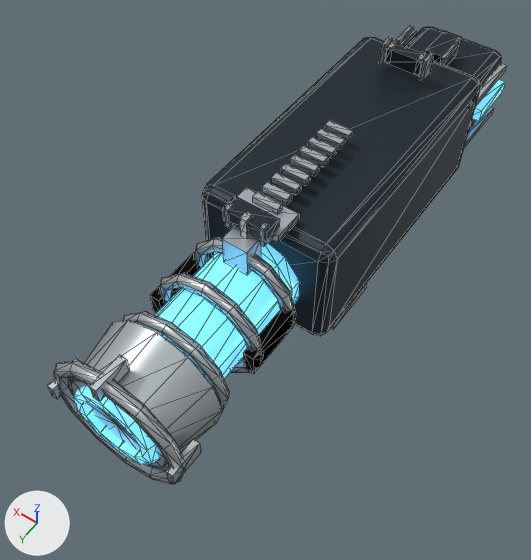
An edit to the glTF model godot/source_operators/generated/world_weapons/weapon-4.glb, drawn before and after from the same camera.
The view is the same before and after, from a 50 mm camera at (-0.39, 0.994, 0.82) aimed at (0.034, 0.401, -0.111). The axes (+X, +Y, +Z) are drawn at lower left. The lights are the same throughout. The picture after the commit comes second. Mesh edges are drawn as thin lines. Where no turn or scale is listed for an object, it has been applied to the vertices. Vertices at exactly the same position are counted once.

Objects in the first picture: 'WorldBatch0', 'WorldBatch1', 'WorldBatch2'.
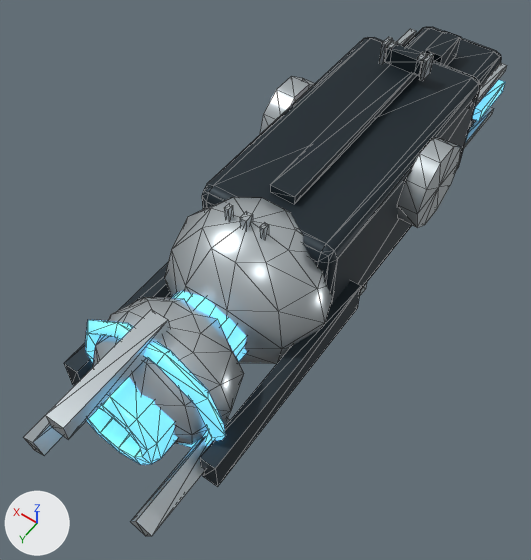
Where the change shows, as pixel boxes (x1, y1, x2, y2) in the pictures (531 x 560 px; the box of a moved part takes in the faces that stretch with it):
'WorldBatch0', reshaped (46% wider, 49% taller): before (202, 27, 501, 336); after (64, 27, 501, 487)
'WorldBatch2', reshaped (11% taller): before (48, 26, 507, 484); after (23, 29, 507, 536)
'WorldBatch1', reshaped: before (73, 80, 505, 465); after (85, 80, 505, 465)
part 1 of me_mesh_0, added: after (200, 281, 361, 487)
part 2 of me_mesh_0, added: after (64, 263, 172, 386)
part 3 of me_mesh_0, moved or reshaped: before (222, 196, 280, 244); after (270, 65, 417, 204)
part 4 of me_mesh_1, added (blue): after (85, 320, 226, 448)
part 5 of me_mesh_2, added: after (164, 197, 332, 364)
part 6 of me_mesh_2, added: after (92, 297, 244, 444)
part 7 of me_mesh_2, added: after (398, 138, 461, 227)
part 8 of me_mesh_2, added: after (259, 76, 314, 135)
part 9 of me_mesh_2, added: after (46, 309, 170, 439)
part 10 of me_mesh_2, deleted: before (48, 26, 458, 484)
part 11 of me_mesh_2, added: after (23, 415, 230, 536)

The edits, one by one:
me_mesh_0 is used by ob_worldbatch0; location (0.0, 0.0, 0.0).
me_mesh_0 had 208 vertices, 384 faces and spanned x -0.11..0.11, y -0.18..0.494, z -0.297..0.143.
me_mesh_0 now has 224 vertices, 408 faces and spans x -0.127..0.127, y -0.18..0.73, z -0.297..0.143.
me_mesh_0 part 1: a new loose piece, a box spanning x -0.127..-0.103, y 0.39..0.73, z -0.072..-0.018, in mat_worldmaterial0 (dark blue #222f37).
me_mesh_0 part 2: a new loose piece, a box spanning x 0.103..0.127, y 0.39..0.73, z -0.072..-0.018, in mat_worldmaterial0 (dark blue #222f37).
me_mesh_0 part 3: 4 vertices moved from x -0.035..0.035, y 0.494, z 0.111..0.133 to x -0.02..0.02, y 0.409, z 0.102..0.116; 4 vertices removed from x -0.035..0.035, y 0.466, z 0.111..0.133; 4 vertices added at x -0.02..0.02, y 0.051, z 0.102..0.116.
me_mesh_1 is used by ob_worldbatch1; location (0.0, 0.0, 0.0).
me_mesh_1 had 211 vertices, 372 faces and spanned x -0.098..0.127, y -0.168..0.77, z -0.27..0.069.
me_mesh_1 now has 255 vertices, 452 faces and spans x -0.117..0.127, y -0.168..0.77, z -0.27..0.111.
me_mesh_1 part 4: a new loose piece of 44 vertices spanning x -0.117..0.117, y 0.683..0.707, z -0.111..0.111, in mat_worldmaterial1 (blue #72cfff, glowing blue #72cfff).
me_mesh_2 is used by ob_worldbatch2; location (0.0, 0.0, 0.0).
me_mesh_2 had 760 vertices, 1268 faces and spanned x -0.105..0.118, y -0.15..0.775, z -0.304..0.148.
me_mesh_2 now has 456 vertices, 756 faces and spans x -0.142..0.142, y -0.15..0.83, z -0.304..0.148.
me_mesh_2 part 5: a new loose piece, a UV sphere (10 segments, 6 rings, poles along z) spanning x -0.125..0.125, y 0.376..0.594, z -0.125..0.125, in mat_worldmaterial2 (light grey #c6ced2).
me_mesh_2 part 6: a new loose piece, a UV sphere (10 segments, 6 rings, poles along z) spanning x -0.102..0.102, y 0.579..0.751, z -0.102..0.102, in mat_worldmaterial2 (light grey #c6ced2).
me_mesh_2 part 7: a new loose piece, a 10-sided cylinder along x spanning x -0.142..-0.108, y 0.132..0.268, z -0.03..0.1, in mat_worldmaterial2 (light grey #c6ced2).
me_mesh_2 part 8: a new loose piece, a 10-sided cylinder along x spanning x 0.108..0.142, y 0.132..0.268, z -0.03..0.1, in mat_worldmaterial2 (light grey #c6ced2).
me_mesh_2 part 9: a new loose piece, a box spanning x -0.013..0.013, y 0.66..0.83, z 0.092..0.118, in mat_worldmaterial2 (light grey #c6ced2).
me_mesh_2 part 10: 22 loose pieces with 476 vertices, spanning x -0.105..0.105, y -0.024..0.775, z -0.105..0.127, are deleted.
me_mesh_2 part 11: 16 vertices added at x -0.109..0.109, y 0.66..0.83, z -0.07..-0.035.
